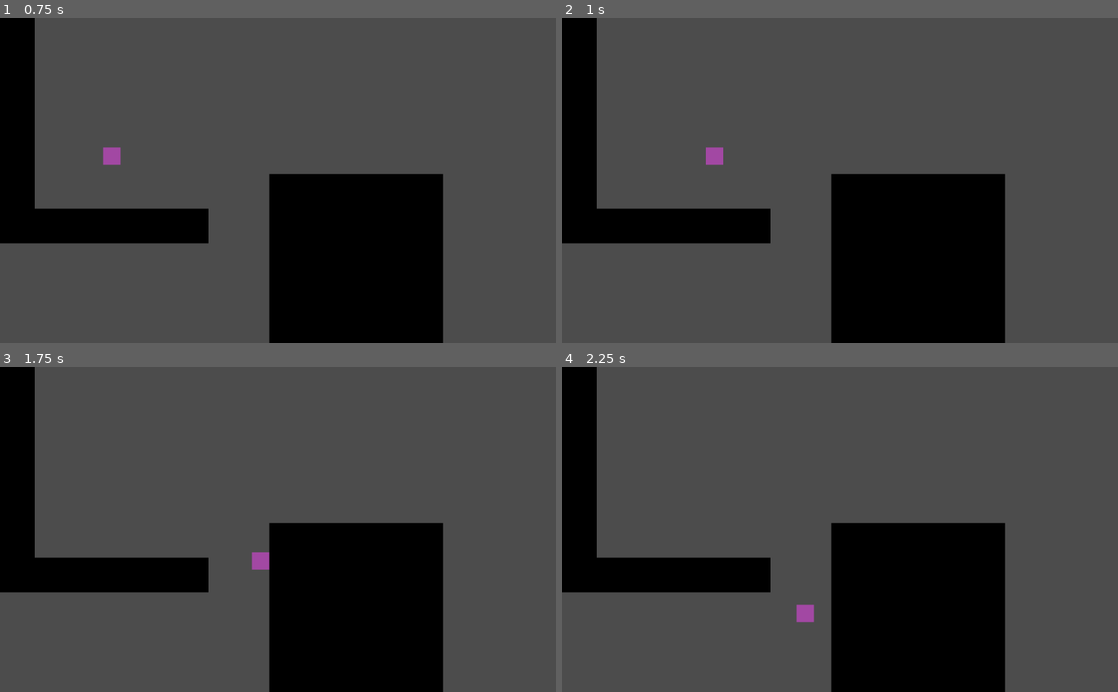
Above: before the commit, frames 1-4 (two rows, left to right).
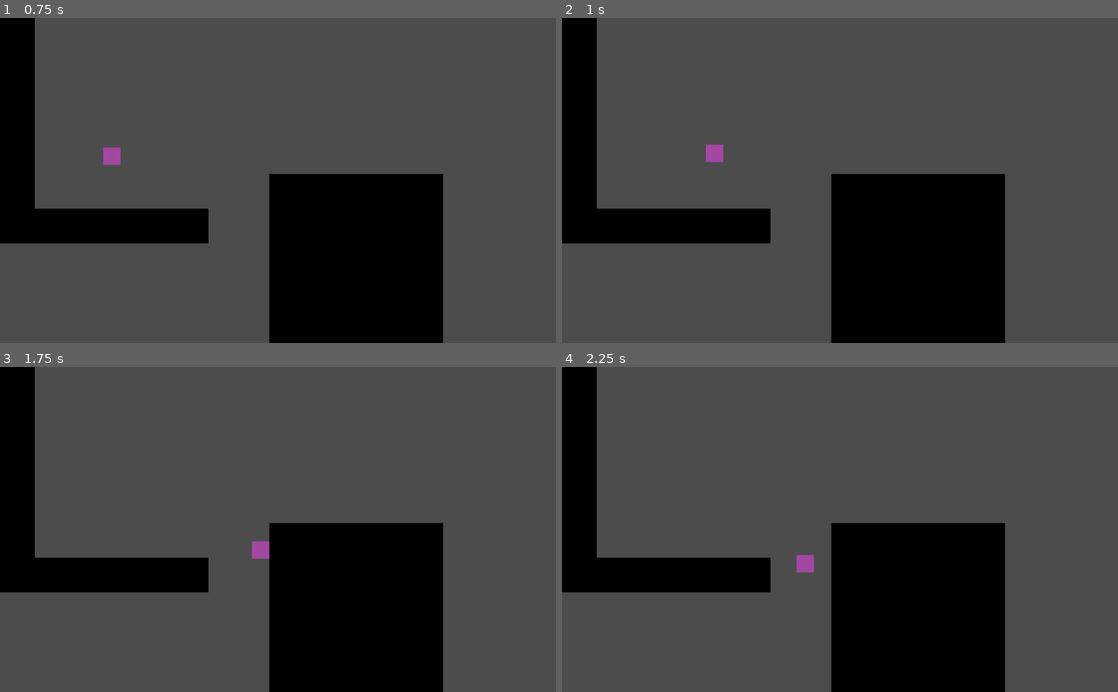
Above: after the commit, the same moments.

Repository: eldskald/Treinamento-Contra
Game: Godot game, scene res://scenes/scene1.tscn
The game is run twice, just before and just after one commit, with the same random seed, the same clock (stepped at 60 frames per second) and the same inputs.
Inputs (mouse positions are in pixels of both pictures, inside the frame that each line leads up to):
- Up to frame 1 (0.75 s): move the mouse to (400, 164) at 0.52 s; hold D (ui_right) from 0.53 s (still down); hold Space (ui_jump) from 0.53 s (still down)
- Up to frame 2 (1 s): keep holding D (ui_right); keep holding Space (ui_jump)
- Up to frame 3 (1.75 s): keep holding D (ui_right); move the mouse to (166, 545) at 1.27 s; release Space (ui_jump) at 1.28 s; tap Space (ui_jump) at 1.35, 1.52 s
- Up to frame 4 (2.25 s): tap Space (ui_jump) at 1.82 s; move the mouse to (895, 458) at 2.02 s; release D (ui_right) at 2.03 s; hold A (ui_left) from 2.03 s (still down); hold Space (ui_jump) from 2.03 s (still down)

Frame 1 is identical in both runs. In frame 2, less than 0.1% of the frame differs, in the area x 25-29%, y 38-46%; in frame 3, 0.2%; in frame 4, 0.4%, in the area x 42-46%, y 57-79%.

Commit message:
Dominei o mundo

Diff:
--- a/Experiment/scripts/Player.gd
+++ b/Experiment/scripts/Player.gd
@@ -6,6 +6,7 @@
 export(float) var JUMP_SPEED = 600                 # Vertical initial speed of a jump in pixels per second.
 export(float) var WALL_JUMP_SPEED = 400            # Vertical initial speed of a wall jump in pixels per second.
 export(float) var MAX_FALLING_SPEED = 600          # Maximum falling speed in pixels per second.
+export(float) var GLIDING_FALL_SPEED = 100         # Falling speed when gliding.
 export(float) var FAST_FALL_MULTIPLIER = 3         # Speed and gravity multiplier when fast falling.
 export(float) var WALL_FALL = 50                   # Falling speed in pixels per second when sliding down a wall.
 export(float) var COYOTE_JUMP = 80                 # Pity timer of a coyote jump on miliseconds.
@@ -189,7 +190,7 @@
 	# happening, allowing the game to recognize jump inputs in a certain window given by the second wall detector hitboxes.
 	# See the second wall detector description on this script.
 
-	if touchFloor2 > 0 and touchFloor == 0 and Input.is_action_just_pressed("ui_jump"):
+	if (touchFloor2 > 0 or (downHold and velocity.y >= MAX_FALLING_SPEED)) and touchFloor == 0 and Input.is_action_just_pressed("ui_jump"):
 		earlyJumpInput = true
 	if touchFloor > 0 and earlyJumpInput and Input.is_action_pressed("ui_jump"):
 		earlyJumpInput = false
@@ -280,9 +281,14 @@
 		velocity.y = WALL_FALL
 	elif (leftLedge or rightLedge) and !wallJumpInput and !(leftLedgeAnim or rightLedgeAnim):
 		velocity.y = 0
+	elif (upHold or Input.is_action_pressed("ui_jump")) and !earlyJumpInput and !downHold and leftWall == 0 and rightWall == 0 and !(leftLedge or rightLedge or leftLedgeAnim or rightLedgeAnim):
+		if velocity.y < GLIDING_FALL_SPEED and velocity.y + GRAVITY*delta < GLIDING_FALL_SPEED:
+			velocity.y += GRAVITY*delta
+		elif velocity.y >= GLIDING_FALL_SPEED:
+			velocity.y = GLIDING_FALL_SPEED
 	else:
 		var fallSpeed
-		if downHold and velocity.y >= 0:
+		if downHold and !upHold and velocity.y >= 0:
 			fallSpeed = FAST_FALL_MULTIPLIER
 		else:
 			fallSpeed = 1
@@ -313,9 +319,9 @@
 		shootingCooldown = RATE_OF_FIRE / 1000
 		var parent = get_parent()
 		var projectile = bullet.instance()
-		projectile.position = position + shootingDirection.normalized()*30
+		parent.add_child(projectile)
+		projectile.position = position
 		projectile.direction = shootingDirection.normalized()
-		parent.add_child(projectile)
 
 # These wall detectors allow for detection of walls and which side of the player they're touching. It also only detects
 # nodes on the 'wall' group. This is better than is_on_wall() because it tells the direction the wall is on and it only
@@ -339,7 +345,7 @@
 
 func _on_left_area_entered(area):
 	if area.is_in_group("ledge") and leftWall > 0:
-		if self.position.y - area.position.y >= 10:
+		if self.position.y - area.position.y >= 6:
 			self.position.y = area.position.y + 16
 			velocity = Vector2(0,0)
 			leftLedge = true
@@ -356,7 +362,7 @@
 
 func _on_right_area_entered(area):
 	if area.is_in_group("ledge") and rightWall > 0:
-		if self.position.y - area.position.y >= 10:
+		if self.position.y - area.position.y >= 6:
 			self.position.y = area.position.y + 16
 			velocity = Vector2(0,0)
 			rightLedge = true
